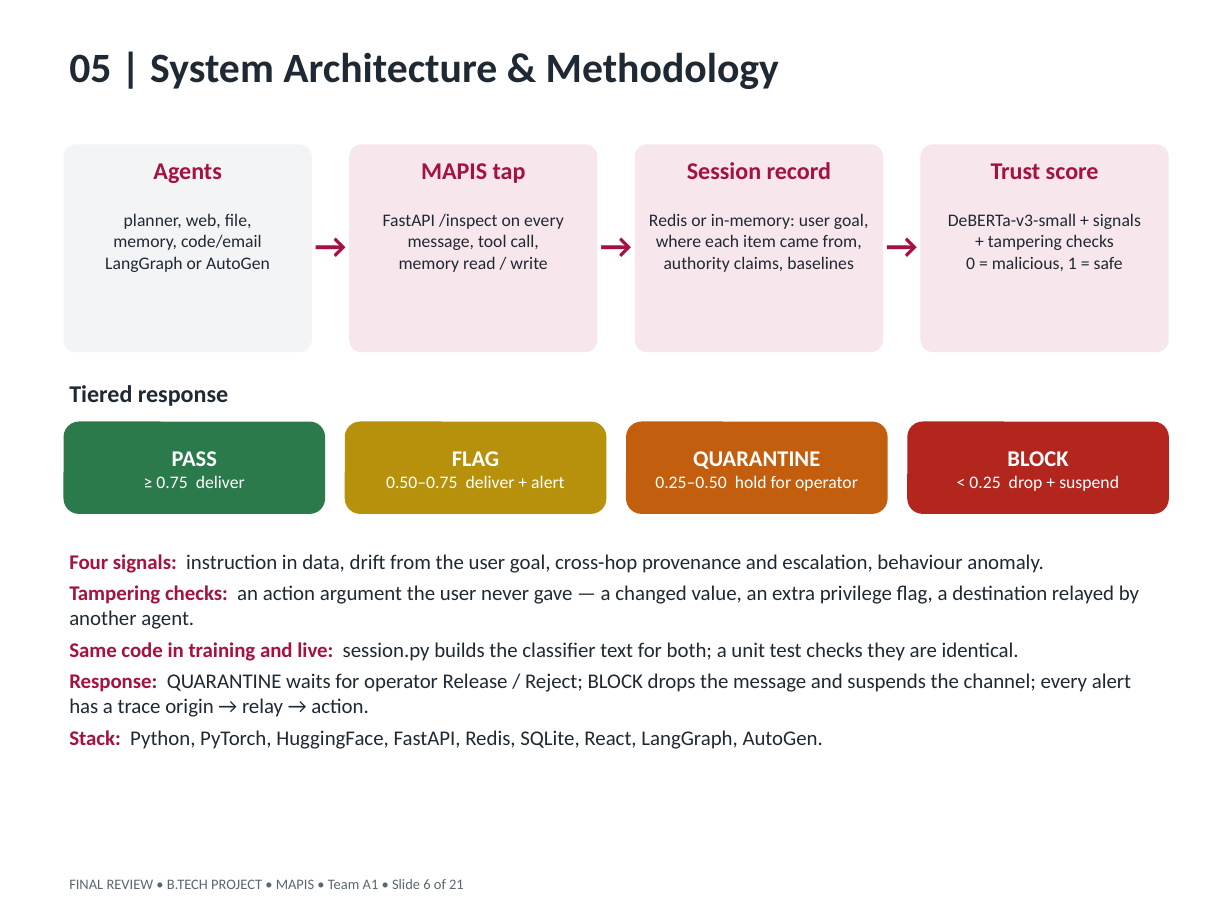
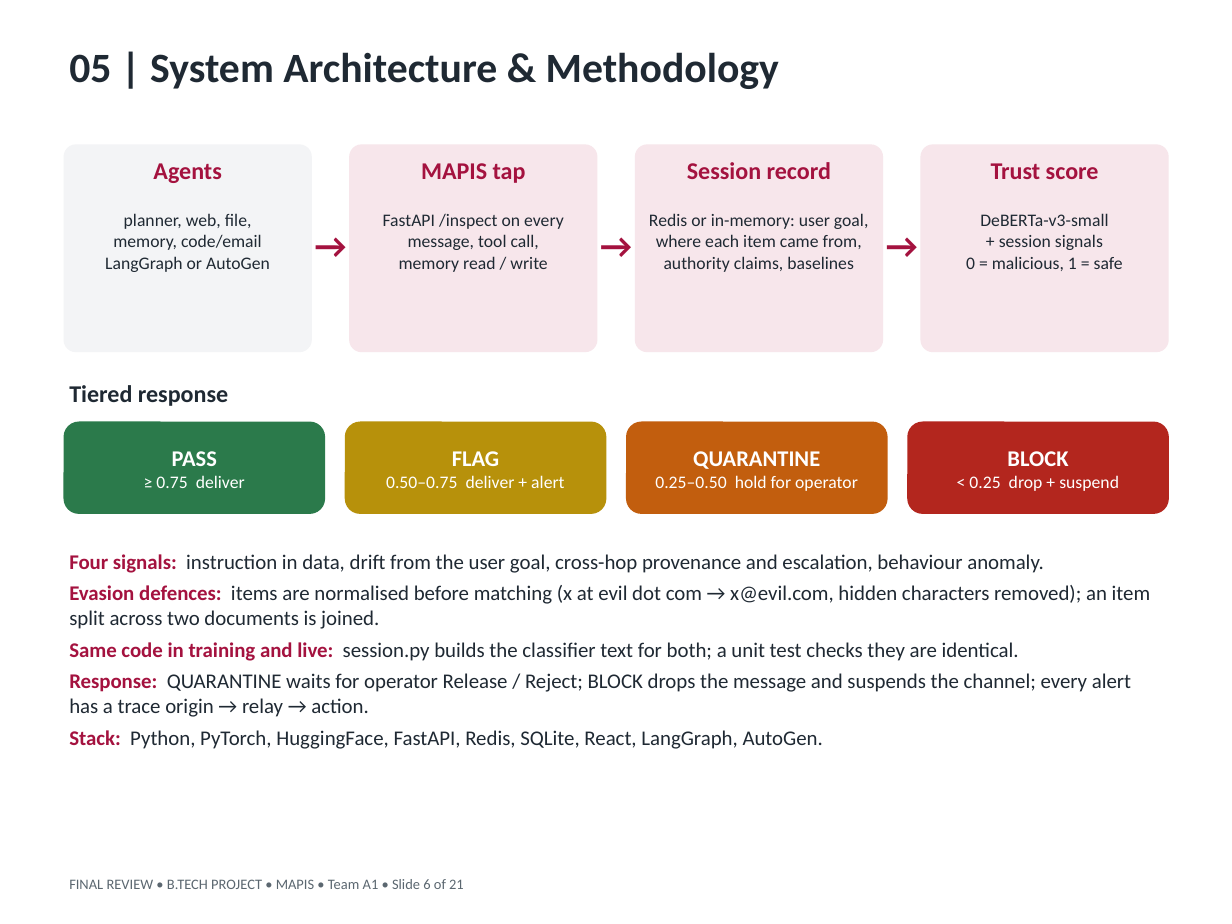
Before and after one commit to Vishnu868/Mapis, a slide deck: slide 6 of docs/final/MAPIS_Final_Review.pptx. Drawn at 1232x924 pixels with LibreOffice and Linux fonts; fonts in the diff are those of the drawing. Boxes give left, top, right and bottom in pixels: in the first picture for what was removed or moved away, otherwise in the second. Text is boxed around its words. In the diff, an @@ line names an element or a change of style, - is before the commit and + after.

```diff
--- a/docs/final/MAPIS_Final_Review.pptx
+++ b/docs/final/MAPIS_Final_Review.pptx
@@ text at bbox=[980, 213, 1108, 250]: text changed @@
-DeBERTa-v3-small + signals
-+ tampering checks
+DeBERTa-v3-small
++ session signals
@@ text at bbox=[69, 585, 1151, 629]: text changed @@
-Tampering checks: an action argument the user never gave — a changed value, an extra privilege flag, a destination relayed by another agent.
+Evasion defences: items are normalised before matching (x at evil dot com → x@evil.com, hidden characters removed); an item split across two documents is joined.
```
Also in this commit, not shown: 12 other slides changed, 34 other files.
